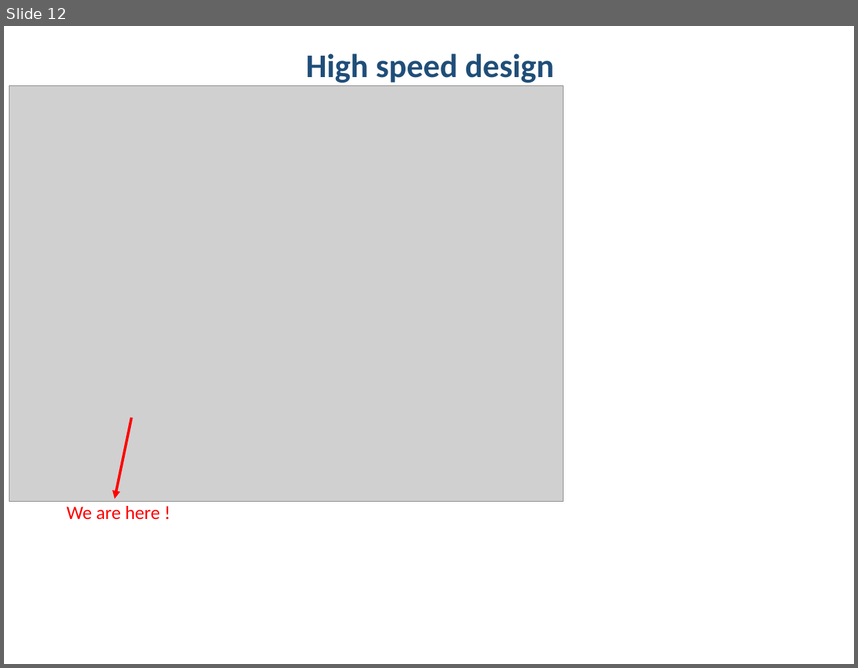
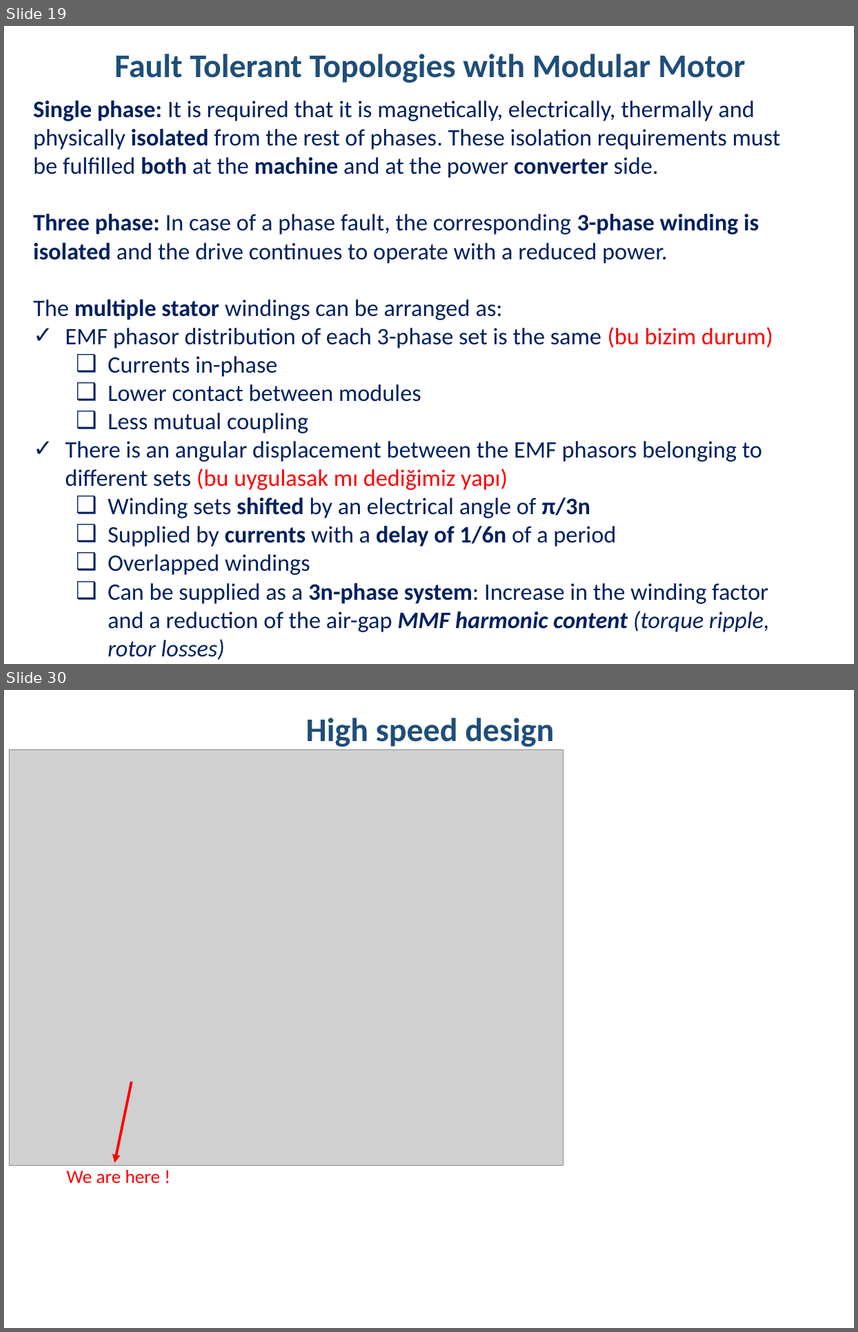
Before and after one commit to hakanpolat/IMMD, a slide deck: Literature/immd_ver2_research.pptx. Shown one above the other, each under a label of ours: slide 12 before the commit, slides 19 and 30 after it; the slides between them are not shown. The pictures are 858x668 and 858x1332 pixels, drawn with LibreOffice and Linux fonts; fonts in the diff are those of the drawing; grey boxes stand for pictures. Boxes give left, top, right and bottom in pixels: in the first picture for what was removed or moved away, otherwise in the second. Text is boxed around its words. In the diff, an @@ line names an element or a change of style, - is before the commit and + after.

Commit message:
Fault tolerant drives üzerine.

```diff
--- a/Literature/immd_ver2_research.pptx
+++ b/Literature/immd_ver2_research.pptx
@@ slide 19 added at [4,26,854,664], background #FFFFFF @@
@@ text added at [114,54,745,83], 28 pt, text #1F4E79, bold @@
+Fault Tolerant Topologies with Modular Motor
@@ text added at [33,101,781,659], 20 pt, text #002060 @@
+Single phase: It is required that it is magnetically, electrically, thermally and physically isolated from the rest of phases. These isolation requirements must be fulfilled both at the machine and at the power converter side.
+Three phase: In case of a phase fault, the corresponding 3-phase winding is isolated and the drive continues to operate with a reduced power.
+The multiple stator windings can be arranged as:
+✓ EMF phasor distribution of each 3-phase set is the same (bu bizim durum)
+  ❑ Currents in-phase
+  ❑ Lower contact between modules
+  ❑ Less mutual coupling
+✓ There is an angular displacement between the EMF phasors belonging to different sets (bu uygulasak mı dediğimiz yapı)
+  ❑ Winding sets shifted by an electrical angle of π/3n
+  ❑ Supplied by currents with a delay of 1/6n of a period
+  ❑ Overlapped windings
+  ❑ Can be supplied as a 3n-phase system: Increase in the winding factor and a reduction of the air-gap MMF harmonic content (torque ripple, rotor losses)
@@ what was slide 12 is now slide 30 @@
```
Also in this commit, not shown: 13 slides changed, 20 other slides added, 2 slides removed, 4 other files.
